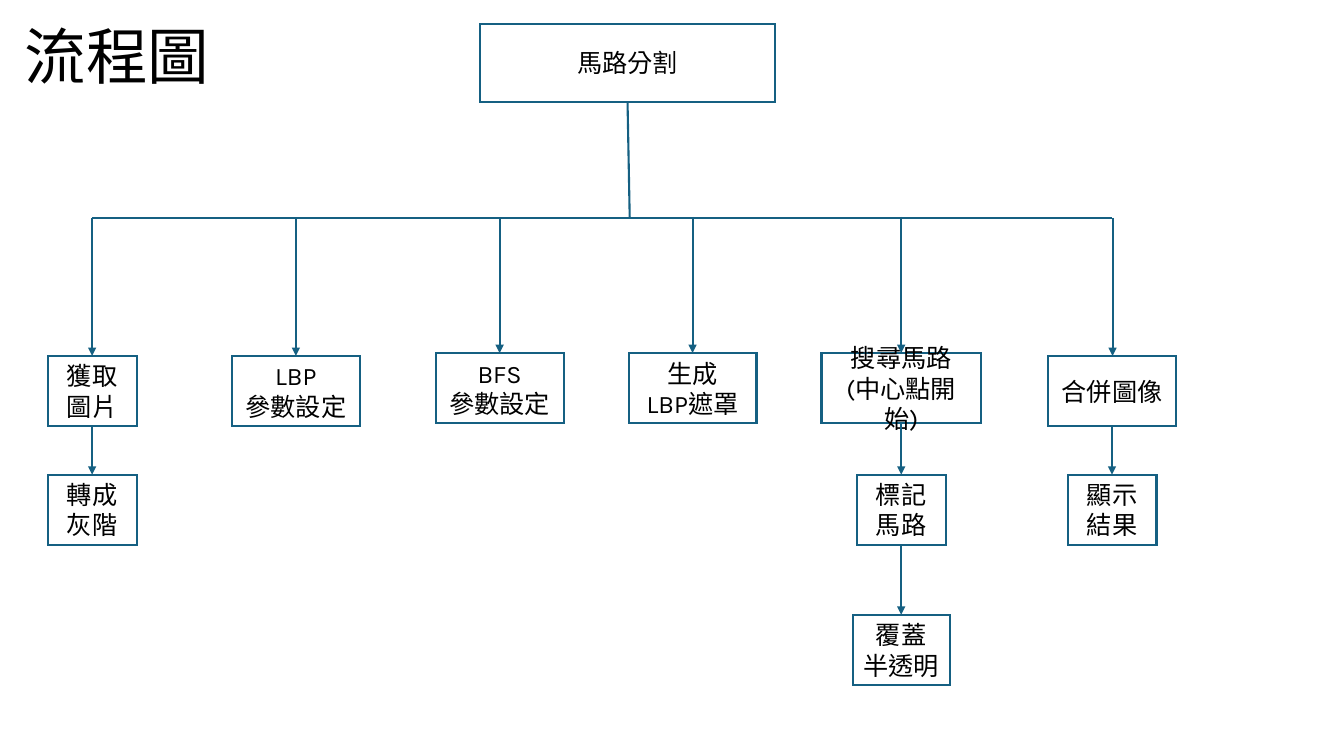
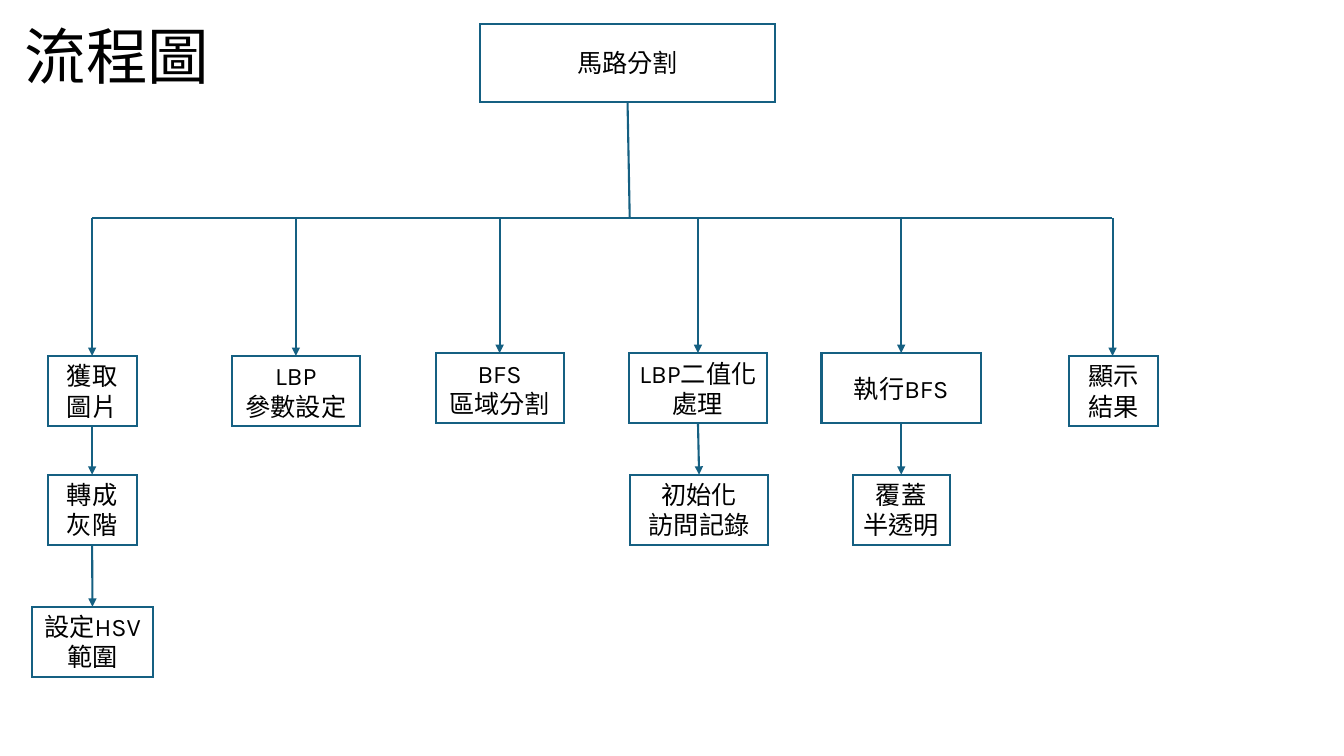
Before and after one commit to 121865/road_segmentation, a slide deck: slide 2 of HW1流程.pptx. Drawn at 1344x756 pixels with LibreOffice and Linux fonts; fonts in the diff are those of the drawing. Boxes give left, top, right and bottom in pixels: in the first picture for what was removed or moved away, otherwise in the second. Text is boxed around its words. In the diff, an @@ line names an element or a change of style, - is before the commit and + after.

```diff
--- a/HW1流程.pptx
+++ b/HW1流程.pptx
@@ arrow moved from (693, 217) - (693, 353) to (698, 218) - (698, 353) @@
@@ rectangle "LBP二值化處理": place and size @@
-rectangle "LBP二值化處理" at (629,353,757,422)
+rectangle "LBP二值化處理" at (629,353,768,422)
@@ rectangle removed at (1049,356,1177,425) @@
-合併圖像
@@ rectangle "顯示結果": place and size @@
-rectangle "顯示結果" at (1068,475,1156,544)
+rectangle "顯示結果" at (1070,356,1158,425)
@@ text in rectangle at (647,361,739,415): text changed @@
-生成
-LBP遮罩
+LBP二值化處理
@@ text in rectangle at (854,376,948,400): text changed @@
-搜尋馬路
-(中心點開始)
+執行BFS
@@ text in rectangle at (449,392,550,415): text changed @@
-參數設定
+區域分割
@@ arrow moved from (1112, 426) - (1112, 475) to (698, 423) - (700, 475) @@
@@ rectangle added at (630,475,769,544), fill #FFFFFF, outline #156082 1.5 pt, 18 pt, text #000000 @@
+初始化
+訪問記錄
@@ rectangle "覆蓋": place and size @@
-rectangle "覆蓋" at (853,615,950,685)
+rectangle "覆蓋" at (853,475,950,544)
@@ rectangle removed at (857,475,946,544) @@
-標記馬路
@@ arrow moved from (901, 544) - (901, 615) to (92, 544) - (93, 607) @@
@@ rectangle added at (32,607,152,677), fill #FFFFFF, outline #156082 1.5 pt, 18 pt, text #000000 @@
+設定HSV範圍
```
Also in this commit, not shown: 4 slides added.
